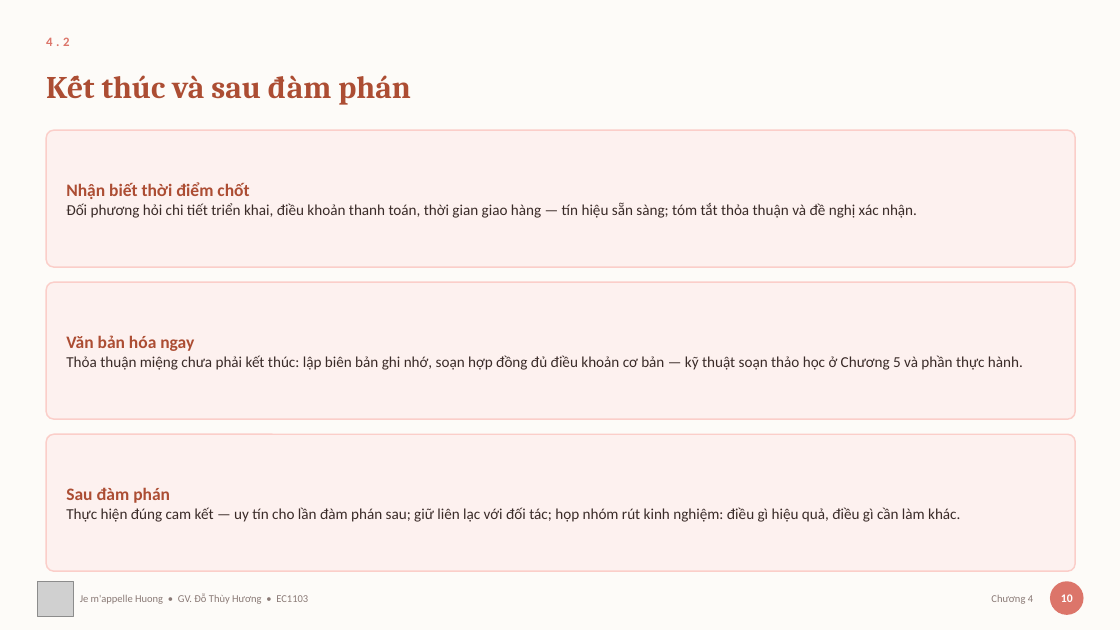
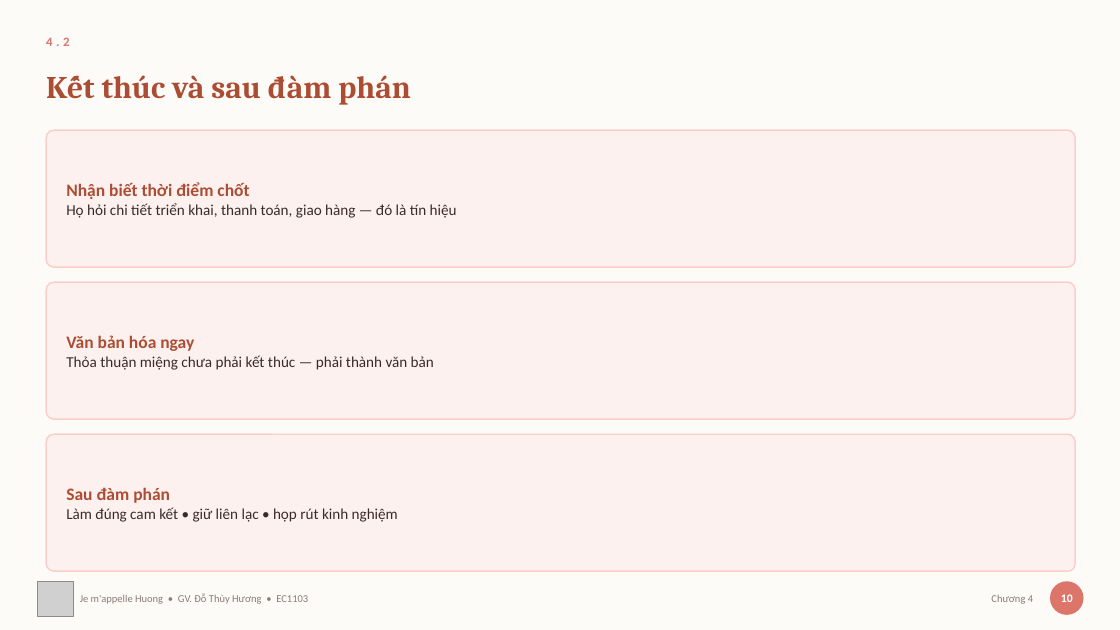
Before and after one commit to thuyhuongctu/ComDraft, a slide deck: slide 13 of slides/04-dam-phan.pptx. Drawn at 1120x630 pixels with LibreOffice and Linux fonts; fonts in the diff are those of the drawing; grey boxes stand for pictures. Boxes give left, top, right and bottom in pixels: in the first picture for what was removed or moved away, otherwise in the second. Text is boxed around its words. In the diff, an @@ line names an element or a change of style, - is before the commit and + after.

Commit message:
Bớt chữ trên slide Chương 3, 4 và 5
Tiếp đợt bớt chữ, vẫn theo quy ước Chương 1 đã đặt: thân thẻ rút từ câu văn
28–41 chữ xuống cụm 8–14 chữ, đoạn văn bị rút đưa vào ghi chú giảng bài dưới
mục "NÓI ĐỦ Ý (phần đã rút khỏi slide)".

                trước      sau
  Chương 3      97,0  →   80,1 chữ/slide
  Chương 4      98,9  →   82,5
  Chương 5      91,8  →   78,9

Cả năm chương bài giảng nay nằm trong khoảng 76–83 chữ mỗi slide, thay vì
95–105 như trước.

91 thân thẻ đổi chữ, 20 khối NÓI ĐỦ Ý thêm vào ghi chú.

Không đụng tới slide hoạt động nhóm và slide bài tập — những slide ấy giao
nhiệm vụ cho sinh viên nên phải viết đủ, rút gọn là mất thông tin. Cũng
không đụng năm slide đã thay bằng hình, vì chữ trên đó bị add_images.py xoá
lúc dựng.

Đã chạy lại xuat_slide.py, 131 ảnh trong ứng dụng khớp bộ slide mới. Nâng
PHIEN_BAN lên comdraft-v20. Bộ kiểm tra 24/24.

Còn lại: ba bài thực hành (bai-2 vẫn 111 chữ/slide, dày nhất), và bộ slide
tiếng Anh.

```diff
--- a/slides/04-dam-phan.pptx
+++ b/slides/04-dam-phan.pptx
@@ text at box(66, 203, 457, 218): text changed @@
-Đối phương hỏi chi tiết triển khai, điều khoản thanh toán, thời gian giao hàng — tín hiệu sẵn sàng; tóm tắt thỏa thuận và đề nghị xác nhận.
+Họ hỏi chi tiết triển khai, thanh toán, giao hàng — đó là tín hiệu
@@ text at box(66, 355, 434, 370): text changed @@
-Thỏa thuận miệng chưa phải kết thúc: lập biên bản ghi nhớ, soạn hợp đồng đủ điều khoản cơ bản — kỹ thuật soạn thảo học ở Chương 5 và phần thực hành.
+Thỏa thuận miệng chưa phải kết thúc — phải thành văn bản
@@ text at box(66, 507, 398, 522): text changed @@
-Thực hiện đúng cam kết — uy tín cho lần đàm phán sau; giữ liên lạc với đối tác; họp nhóm rút kinh nghiệm: điều gì hiệu quả, điều gì cần làm khác.
+Làm đúng cam kết • giữ liên lạc • họp rút kinh nghiệm
```
Also in this commit, not shown: 5 other slides changed, 30 other files.
